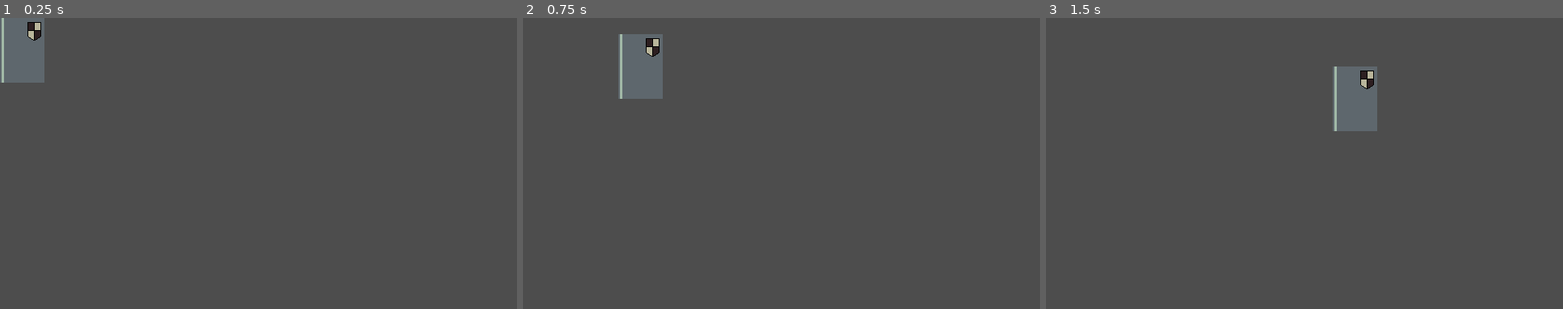
Above: before the commit, frames 1-3 (left to right).
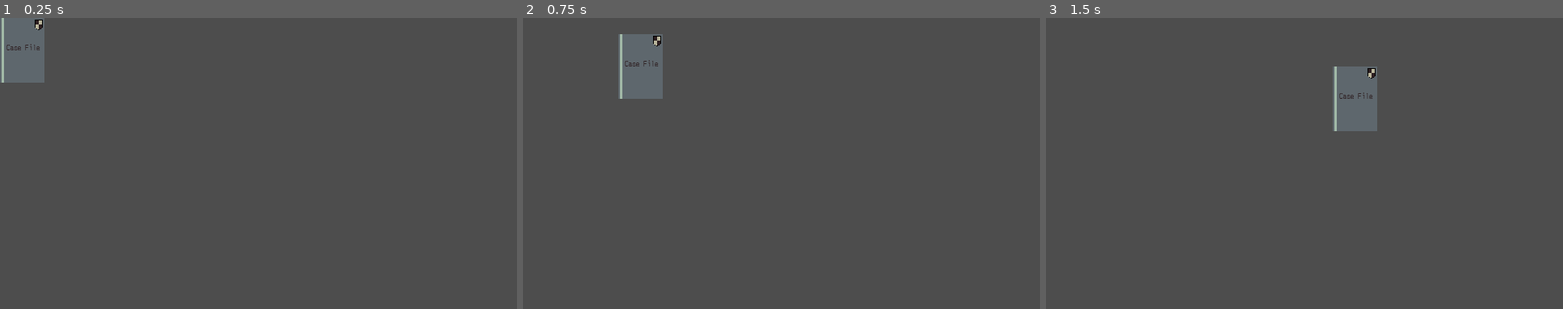
Above: after the commit, the same moments.

Repository: nanda-gopal-sb/sentenced
Game: Godot game, scene res://scenes/components/case_file.tscn
Same seed, same stepped clock (60 frames per second), same inputs: the game is played once before the commit and once after it. This scene is started directly instead of the project's main scene.
Inputs (mouse positions are in pixels of both pictures, inside the frame that each line leads up to):
- Up to frame 1 (0.25 s): no input
- Up to frame 2 (0.75 s): tap Enter at 0.5 s; drag from (543, 50) to (833, 99) at 0.52 s
- Up to frame 3 (1.5 s): tap Space at 1.25 s; drag from (1201, 178) to (1278, 221) at 1.27 s

The runs differ from the first frame. In frame 1, 0.2% of the frame differs, in the area x 1-9%, y 0-12%; in frame 2, 0.2%; in frame 3, 0.2%.

Commit message:
feat : changes

Diff:
--- a/scenes/components/case_file.tscn
+++ b/scenes/components/case_file.tscn
@@ -2,6 +2,8 @@
 
 [ext_resource type="Texture2D" uid="uid://ryuna44lqaev" path="res://assets/sprites/folder_closed.png" id="1_3n1wy"]
 [ext_resource type="Script" uid="uid://c37mj3ya8slw6" path="res://scripts/game/cases_dragging.gd" id="1_7d02j"]
+[ext_resource type="FontFile" uid="uid://dbg3y0uc8tdg7" path="res://assets/Merchant Copy.ttf" id="3_ho0yh"]
+[ext_resource type="Texture2D" uid="uid://b37vvw5bba0n2" path="res://assets/sprites/turn_button.png" id="4_2cn7k"]
 
 [node name="Control" type="Control" unique_id=453688964]
 layout_mode = 3
@@ -17,8 +19,53 @@
 mouse_filter = 2
 texture = ExtResource("1_3n1wy")
 
-[node name="RichTextLabel" type="RichTextLabel" parent="." unique_id=1919158173]
+[node name="CaseFile" type="RichTextLabel" parent="." unique_id=421754479]
 layout_mode = 0
-offset_right = 55.0
-offset_bottom = 80.0
+offset_left = 8.0
+offset_top = 32.0
+offset_right = 53.0
+offset_bottom = 43.0
 mouse_filter = 2
+theme_override_colors/default_color = Color(0.1764706, 0.12156863, 0.12941177, 1)
+theme_override_fonts/normal_font = ExtResource("3_ho0yh")
+theme_override_font_sizes/normal_font_size = 13
+text = "Case File"
+
+[node name="RightText" type="RichTextLabel" parent="." unique_id=1919158173]
+layout_mode = 0
+offset_left = 69.0
+offset_top = 3.0
+offset_right = 125.0
+offset_bottom = 98.0
+mouse_filter = 2
+theme_override_colors/default_color = Color(0, 0, 0, 1)
+theme_override_fonts/normal_font = ExtResource("3_ho0yh")
+theme_override_font_sizes/normal_font_size = 10
+
+[node name="LeftText" type="RichTextLabel" parent="." unique_id=266694619]
+layout_mode = 0
+offset_left = 5.0
+offset_top = 3.0
+offset_right = 64.0
+offset_bottom = 98.0
+mouse_filter = 2
+theme_override_colors/default_color = Color(0, 0, 0, 1)
+theme_override_fonts/normal_font = ExtResource("3_ho0yh")
+theme_override_font_sizes/normal_font_size = 10
+
+[node name="RghtTurnButton" type="TextureButton" parent="." unique_id=223509119]
+layout_mode = 0
+offset_left = 110.0
+offset_top = 83.0
+offset_right = 125.0
+offset_bottom = 98.0
+texture_normal = ExtResource("4_2cn7k")
+
+[node name="LeftTurnButton" type="TextureButton" parent="." unique_id=1705311912]
+layout_mode = 0
+offset_left = 4.0
+offset_top = 83.0
+offset_right = 19.0
+offset_bottom = 98.0
+rotation = 6.2831855
+texture_normal = ExtResource("4_2cn7k")
--- a/scripts/game/cases_dragging.gd
+++ b/scripts/game/cases_dragging.gd
@@ -4,10 +4,24 @@
 const TEXTURE_OPENED = preload("res://assets/sprites/folder_opened.png" )
 
 @onready var texture_rect: TextureRect = $TextureRect
-#@onready var document_text: RichTextLabel = $DocumentText
+@onready var case_label: RichTextLabel = $CaseFile
+
+@onready var left_page_label: RichTextLabel = $LeftText
+@onready var right_page_label: RichTextLabel = $RightText
+@onready var page_turn_btn: TextureButton = $RghtTurnButton
+@onready var page_back_btn: TextureButton = $LeftTurnButton
+
+# Data structure holding individual page strings.
+# Each entry in the array represents ONE single page face.
+var folder_pages: Array[String] = [
+	"PAGE 1:\nINCIDENT DOSSIER\n\nSubject entered Kochi checkpoint without a valid entry permit.",
+	"PAGE 2:\nBIOMETRICS\n\nEye Color: Brown\nHeight: 178 cm\nDistinguishing Marks: None.",
+	"PAGE 3:\nPREVIOUS VIOLATIONS\n\n- 2024: Unauthorized entry attempt\n- 2025: Contraband smuggling.",
+	"PAGE 4:\nFINAL VERDICT\n\nClearance denied.\nDetain subject if entry is forced."
+]
 const BASELINE_WIDTH: float = 80.0
 const BASELINE_HEIGHT: float = 50.0
-
+var current_spread_index: int = 0 # 0 means pages (1 and 2), 1 means pages (3 and 4), etc.
 var middle_zone: ReferenceRect
 var is_dragging: bool = false
 var drag_offset: Vector2 = Vector2.ZERO
@@ -16,11 +30,15 @@
 var letter_content: String = "You Murdered My Family"
 
 func _ready() -> void:
+	page_turn_btn.pressed.connect(_on_page_turn_pressed)
+	update_ledger_display()
 	gui_input.connect(_on_gui_input)
-	print("helo")
 	# Keep text hidden by default while it sits inside the closed envelope pile
-	#document_text.visible = false
-	#document_text.text = letter_content
+	left_page_label.visible = false
+	right_page_label.visible = false
+	page_turn_btn.visible = false
+	page_back_btn.visible = false
+	case_label.visible = true
 
 	var desk_surface = get_parent()
 	if desk_surface:
@@ -62,11 +80,52 @@
 			rotation_degrees = 0.0  # Straighten the letter when it unfolds on the mat
 			texture_rect.texture = TEXTURE_OPENED
 			# Show the text layer when unfolded on the mat
-			#document_text.visible = true
+			left_page_label.visible = true
+			right_page_label.visible = true
+			case_label.visible = false
+			page_turn_btn.visible = true
+			page_back_btn.visible = true
 	else:
 		if texture_rect.texture != TEXTURE_CLOSED:
 			size = Vector2(76, 50)  # Shrink the letter back down when thrown off the mat
 			rotation_degrees = randf_range(-12.0, 12.0)  # Reapply a random tilt when thrown back into the envelope pile
 			texture_rect.texture = TEXTURE_CLOSED
 			# Hide the text completely when thrown off the mat back into an envelope
-			#document_text.visible = false
+			left_page_label.visible = false
+			right_page_label.visible = false
+			case_label.visible = true
+			page_turn_btn.visible = false
+			page_back_btn.visible = false
+
+func update_ledger_display() -> void:
+	# Calculate which array indices correspond to our current left and right view
+	var left_page_idx = current_spread_index * 2
+	var right_page_idx = left_page_idx + 1
+
+	# 1. Update Left Page Text
+	if left_page_idx < folder_pages.size():
+		left_page_label.text = folder_pages[left_page_idx]
+		left_page_label.visible = true
+	else:
+		left_page_label.text = ""
+
+	# 2. Update Right Page Text
+	if right_page_idx < folder_pages.size():
+		right_page_label.text = folder_pages[right_page_idx]
+		right_page_label.visible = true
+	else:
+		right_page_label.text = ""
+
+	# 3. Handle the Corner Visibility Rule!
+	# Determine if there are more pages left to see further in the array
+	var next_spread_has_pages = (current_spread_index + 1) * 2 < folder_pages.size()
+
+	if next_spread_has_pages:
+		page_turn_btn.visible = true  # Keep the dog-ear visible if more pages remain
+	else:
+		page_turn_btn.visible = false # Hide it completely on the final page spread!
+
+func _on_page_turn_pressed() -> void:
+	# Advance to the next two-page spread and update visuals
+	current_spread_index += 1
+	update_ledger_display()
Binary file changed: assets/sprites/folder_closed.png
Binary file changed: assets/sprites/folder_opened.png
Binary file added: assets/sprites/turn_button.png
Not shown, added: assets/sprites/turn_button.png.import
